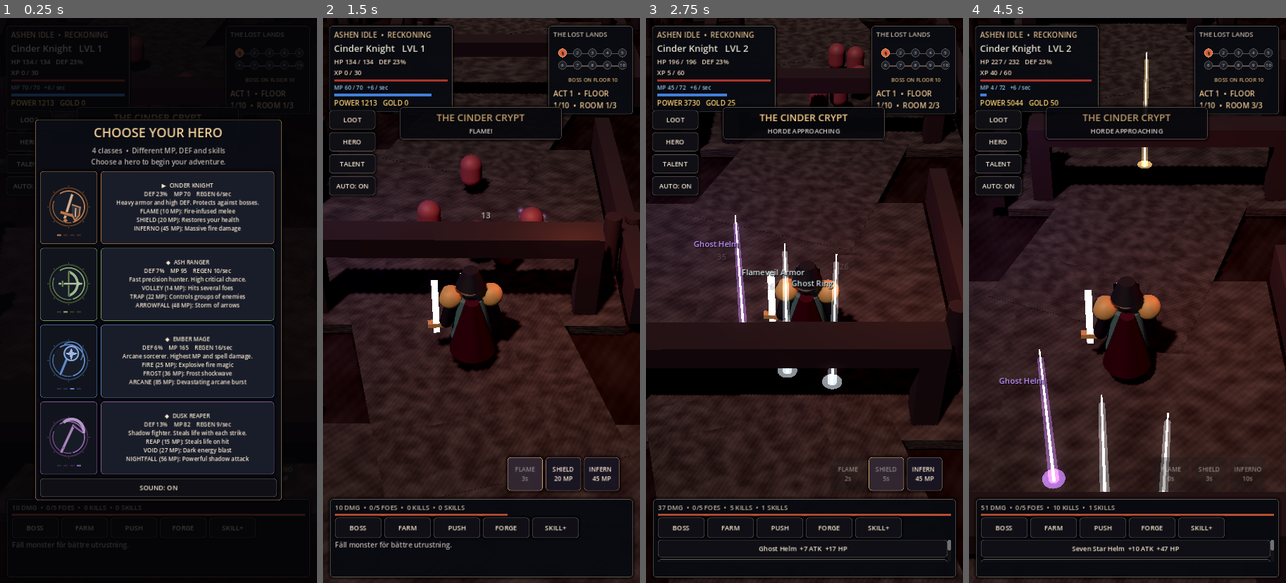
Above: before the commit, frames 1-4 (left to right).
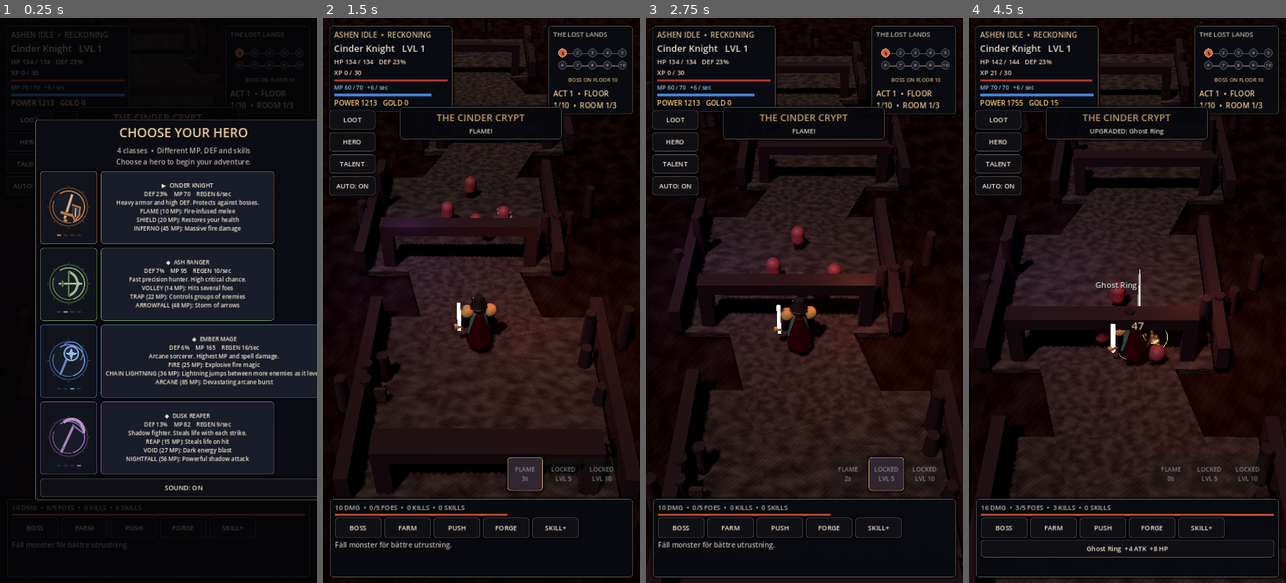
Above: after the commit, the same moments.

Repository: bananofil-wq/AshenIdle
Game: Godot game, scene res://scenes/main.tscn
The game is run twice, just before and just after one commit, with the same random seed, the same clock (stepped at 60 frames per second) and the same inputs.
Inputs (mouse positions are in pixels of both pictures, inside the frame that each line leads up to):
- Up to frame 1 (0.25 s): no input
- Up to frame 2 (1.5 s): click "▶ CINDER KNIGHT DEF 23% MP 70…" at 0.5 s; click "FLAME 10 MP" (after the commit: "FLAME R1 10 MP") at 1.25 s
- Up to frame 3 (2.75 s): click (886, 475) at 2 s, where only the run before the commit has a clickable "SHIELD 20 MP"
- Up to frame 4 (4.5 s): click (1247, 475) at 2.75 s, where only the run before the commit has a clickable "INFERNO 45 MP"; click "LOOT" at 3.5 s; click "RETURN TO BATTLE" at 4.25 s

The runs differ from the first frame. In frame 1, 4.6% of the frame differs, in the area x 28-100%, y 18-86%; in frame 2, 22%; in frame 3, 27%, in the area x 0-100%, y 0-100%; in frame 4, 25%.

Commit message:
Implement level-locked upgradeable class skills, Chain Lightning jumps, zoomed-out camera and richer SFX bank

Diff:
--- a/scripts/main.gd
+++ b/scripts/main.gd
@@ -13,7 +13,7 @@
 const CLASS_SPELLS = [
     ["FLAME", "SHIELD", "INFERNO"],
     ["VOLLEY", "TRAP", "ARROWFALL"],
-    ["FIRE", "FROST", "ARCANE"],
+    ["FIRE", "CHAIN LIGHTNING", "ARCANE"],
     ["REAP", "VOID", "NIGHTFALL"]
 ]
 const SLOTS = ["Weapon", "Armor", "Helm", "Ring"]
@@ -32,9 +32,11 @@
 const CLASS_SKILL_DESCRIPTIONS = [
     ["Fire-infused melee", "Restores your health", "Massive fire damage"],
     ["Hits several foes", "Controls groups of enemies", "Storm of arrows"],
-    ["Explosive fire magic", "Frost shockwave", "Devastating arcane burst"],
+    ["Explosive fire magic", "Lightning jumps between more enemies as it levels", "Devastating arcane burst"],
     ["Steals life on hit", "Dark energy blast", "Powerful shadow attack"]
 ]
+const SKILL_UNLOCK_LEVELS = [1, 5, 10]
+const SKILL_MAX_RANK := 12
 const SAVE_FILE = "user://save_v2.json"
 
 var hero_class = 0
@@ -55,6 +57,7 @@
 var skill_points = 0
 var skills: Array = [0, 0, 0]
 var class_talents: Dictionary = {}
+var class_skill_ranks: Dictionary = {}
 var tick = 0.0
 var save_timer = 0.0
 var combat_note = "THE ASHEN ROAD AWAITS"
@@ -107,6 +110,7 @@
 var hero_return_button: Button
 var startup_selection := true
 var skill_choice_buttons: Array = []
+var skill_upgrade_buttons: Array = []
 var skill_count_label: Label
 var grind_mode := false
 var grind_cycles := 0
@@ -150,6 +154,7 @@
 var screen_flash: ColorRect
 var screen_flash_fade := 0.0
 var fx_sounds: Array = []
+var sound_bank: Node
 var audio_enabled := true
 var sfx_toggle_button: Button
 var last_hit_sound_msec := 0
@@ -254,10 +259,10 @@
     add_child(world)
 
     camera_ref = Camera3D.new()
-    camera_ref.position = Vector3(0.0, 14.1, 16.0)
+    camera_ref.position = Vector3(0.0, 19.5, 21.8)
     add_child(camera_ref)
     camera_ref.look_at(Vector3(0.0, 0.2, 0.0), Vector3.UP)
-    camera_ref.fov = 40.0
+    camera_ref.fov = 49.0
     camera_ref.current = true
     camera_focus = Vector3.ZERO
     var sun := DirectionalLight3D.new()
@@ -528,14 +533,14 @@
     popup_buttons.add_child(_ornate_button("KEEP", _hide_legendary, Vector2(230, 58)))
 
     skill_overlay = PanelContainer.new()
-    skill_overlay.position = Vector2(92, (overlay.size.y - 540.0) * 0.5)
-    skill_overlay.size = Vector2(536, 540)
+    skill_overlay.position = Vector2(92, (overlay.size.y - 815.0) * 0.5)
+    skill_overlay.size = Vector2(536, 815)
     skill_overlay.visible = false
     skill_overlay.z_index = 41
     skill_overlay.add_theme_stylebox_override("panel", _skin(Color("0e1019"), Color("9c79bc")))
     overlay.add_child(skill_overlay)
     var talents := VBoxContainer.new()
-    talents.add_theme_constant_override("separation", 10)
+    talents.add_theme_constant_override("separation", 7)
     skill_overlay.add_child(talents)
     var talent_title := _label("ASHEN TALENT TREE", 27, Color("edc99a"))
     talent_title.horizontal_alignment = HORIZONTAL_ALIGNMENT_CENTER
@@ -549,12 +554,18 @@
         "WARDING  REDUCES INCOMING DAMAGE"
     ]
     for i in range(3):
-        var button := _ornate_button(descriptions[i], _invest_talent.bind(i), Vector2(485, 75))
+        var button := _ornate_button(descriptions[i], _invest_talent.bind(i), Vector2(485, 57))
         button.add_theme_font_size_override("font_size", 17)
         skill_choice_buttons.append(button)
         talents.add_child(button)
-    talents.add_child(_label("Choose a branch. Talents strengthen all four classes.", 16, Color("ac9ca8")))
-    talents.add_child(_ornate_button("RETURN TO BATTLE", _close_talent_panel, Vector2(485, 60)))
+    talents.add_child(_label("ACTIVE SKILLS — UNLOCK & UPGRADE", 18, Color("edc99a")))
+    for ability_index in range(3):
+        var upgrade_button := _ornate_button("UPGRADE SKILL", _upgrade_class_skill.bind(ability_index), Vector2(485, 65))
+        upgrade_button.add_theme_font_size_override("font_size", 15)
+        skill_upgrade_buttons.append(upgrade_button)
+        talents.add_child(upgrade_button)
+    talents.add_child(_label("Ranks improve damage, cooldown and chain targets.", 15, Color("ac9ca8")))
+    talents.add_child(_ornate_button("RETURN TO BATTLE", _close_talent_panel, Vector2(485, 52)))
 
     hero_overlay = PanelContainer.new()
     hero_overlay.position = Vector2(80, (overlay.size.y - 820.0) * 0.5)
@@ -715,7 +726,7 @@
         hero.position = dungeon_points[0]
     if camera_ref != null and hero != null:
         camera_focus = hero.position
-        camera_ref.position = hero.position + Vector3(0.0, 13.8, 14.9)
+        camera_ref.position = hero.position + Vector3(0.0, 20.8, 22.2)
         camera_ref.look_at(hero.position + Vector3(0, 0.8, -2.3), Vector3.UP)
     _spawn_horde()
     _update_wave_health()
@@ -732,9 +743,14 @@
     for i in range(skill_buttons.size()):
         var skill_button: Button = skill_buttons[i]
         var cost: float = float(CLASS_SKILL_COSTS[hero_class][i])
-        skill_button.disabled = float(skill_cooldowns[i]) > 0.0 or mp < cost or popup_shade.visible
+        var unlock_level: int = int(SKILL_UNLOCK_LEVELS[i])
+        var unlocked: bool = level >= unlock_level
+        skill_button.disabled = not unlocked or float(skill_cooldowns[i]) > 0.0 or mp < cost or popup_shade.visible
         var skill_caption: String = str(CLASS_SPELLS[hero_class][i])
-        skill_button.text = (skill_caption + "\n%.0f MP" % cost if float(skill_cooldowns[i]) <= 0.0 else skill_caption + "\n%.0fs" % float(skill_cooldowns[i]))
+        if not unlocked:
+            skill_button.text = "LOCKED\nLVL %d" % unlock_level
+        else:
+            skill_button.text = (skill_caption + " R%d\n%.0f MP" % [_skill_rank(i), cost + float(_skill_rank(i) - 1)] if float(skill_cooldowns[i]) <= 0.0 else skill_caption + "\n%.0fs" % float(skill_cooldowns[i]))
     tick += delta
     save_timer += delta
     if hero != null:
@@ -791,7 +807,7 @@
         camera_shake = maxf(camera_shake, 0.11)
     attack_flash = 1.0
     if rng.randf() < 0.23 and not arena_mobs.is_empty():
-        _use_skill(rng.randi_range(0, 2))
+        _use_skill(rng.randi_range(0, 0 if level < 5 else 1 if level < 10 else 2))
     if arena_mobs.is_empty():
         _complete_wave()
         return
@@ -825,47 +841,15 @@
     _save_game()
 
 func _prepare_audio() -> void:
-    # Royalty-free procedural sounds synthesized in memory. No external audio assets.
-    for effect_kind in range(5):
-        var duration: float = [0.13, 0.27, 0.45, 0.37, 0.58][effect_kind]
-        var frequency: float = [140.0, 610.0, 510.0, 290.0, 95.0][effect_kind]
-        var rate := 16000
-        var samples: int = int(float(rate) * duration)
-        var pcm := PackedByteArray()
-        pcm.resize(samples * 2)
-        for i in range(samples):
-            var t: float = float(i) / float(rate)
-            var progress: float = t / duration
-            var decay: float = pow(1.0 - progress, 2.6 if effect_kind == 0 else 1.65)
-            var frequency_at_t: float = frequency * (1.5 - progress * 0.85) if effect_kind == 0 else frequency * (1.0 + progress * 0.45)
-            var carrier: float = sin(TAU * frequency_at_t * t)
-            var overtone: float = sin(TAU * frequency_at_t * t * 1.98) * 0.36
-            var noise: float = sin(float(i) * 16.774) * sin(float(i) * 7.238) * (0.48 if effect_kind == 0 else 0.10)
-            var sample: float = (carrier * 0.64 + overtone + noise) * decay
-            if effect_kind == 2:
-                sample += sin(TAU * (760.0 + 420.0 * progress) * t) * decay * 0.28
-            pcm.encode_s16(i * 2, clampi(int(sample * 12000.0), -32000, 32000))
-        var clip := AudioStreamWAV.new()
-        clip.format = AudioStreamWAV.FORMAT_16_BITS
-        clip.mix_rate = rate
-        clip.stereo = false
-        clip.data = pcm
-        fx_sounds.append(clip)
+    # Dedicated original SFX bank: attacks, pickups, class spells and boss cues.
+    var bank_script: Script = preload("res://scripts/audio_bank.gd")
+    sound_bank = bank_script.new() as Node
+    add_child(sound_bank)
 
 func _play_audio(effect_kind: int) -> void:
-    if not audio_enabled or effect_kind < 0 or effect_kind >= fx_sounds.size():
-        return
-    if effect_kind == 0:
-        var now: int = Time.get_ticks_msec()
-        if now - last_hit_sound_msec < 170:
-            return
-        last_hit_sound_msec = now
-    var output := AudioStreamPlayer.new()
-    output.stream = fx_sounds[effect_kind]
-    output.volume_db = -17.5 if effect_kind == 0 else -11.5
-    add_child(output)
-    output.finished.connect(output.queue_free)
-    output.play()
+    if audio_enabled and sound_bank != null:
+        sound_bank.call("play_effect", effect_kind, hero_class)
+
 
 func _choose_target() -> Node3D:
     if arena_mobs.is_empty():
@@ -1094,17 +1078,17 @@
     camera_time += delta
     # Portrait-isometric tracking down a long world, not an orbit of one arena.
     # Lead the hero by several metres so the next room is in view.
-    var focus: Vector3 = hero.global_position + Vector3(0, 0.70, -2.2)
+    var focus: Vector3 = hero.global_position + Vector3(0, 0.70, -3.3)
     var target: Node3D = _choose_target()
     if target != null and hero.position.distance_to(target.position) < 7.5:
         focus = focus.lerp(target.global_position + Vector3(0, 0.8, 0), 0.17)
     camera_focus = camera_focus.lerp(focus, clampf(delta * 3.1, 0, 1))
     var boss_fight: bool = stage % BOSS_INTERVAL == 0 and dungeon_room_index == 3
     var random_shake := Vector3(sin(camera_time * 83.0) * camera_shake, cos(camera_time * 69.0) * camera_shake * 0.5, sin(camera_time * 51.0) * camera_shake * 0.5)
-    var destination: Vector3 = camera_focus + Vector3(0, 14.6 if boss_fight else 13.7, 14.9) + random_shake + Vector3(0, 0, -camera_kick * 0.18)
+    var destination: Vector3 = camera_focus + Vector3(0, 21.5 if boss_fight else 20.4, 22.6) + random_shake + Vector3(0, 0, -camera_kick * 0.18)
     camera_ref.global_position = camera_ref.global_position.lerp(destination, clampf(delta * 3.2, 0, 1))
     camera_ref.look_at(camera_focus, Vector3.UP)
-    camera_ref.fov = lerpf(camera_ref.fov, 42.0 if boss_fight else 41.0, clampf(delta * 1.5, 0, 1))
+    camera_ref.fov = lerpf(camera_ref.fov, 48.5 if boss_fight else 49.0, clampf(delta * 1.5, 0, 1))
     if fire_light != null:
         fire_light.position = hero.position + Vector3(2.8, 3.7, -1.4)
     if mystic_light != null:
@@ -1296,7 +1280,7 @@
     class_talents[str(hero_class)] = skills.duplicate()
     if hero != null:
         hero.queue_free()
-    hero = _make_animated_character(["Knight", "Rogue", "Mage", "Barbarian"][hero_class], Vector3(-0.45, 0, 0.65), false)
+    hero = _make_animated_character(["Knight", "Rogue", "Mage", "Barbarian"][hero_class], dungeon_points[0] if not dungeon_points.is_empty() else Vector3.ZERO, false)
     hp = _max_hp()
     mp = _max_mp()
     combat_note = "NEW CLASS: " + CLASSES[hero_class]
@@ -1536,7 +1520,7 @@
     var data = {
         "class": hero_class, "level": level, "xp": xp, "gold": gold,
         "stage": stage, "highest": highest, "kills": kills, "hp": hp, "mp": mp,
-        "gear": gear, "equipped": equipped, "skills": skills, "class_talents": class_talents,
+        "gear": gear, "equipped": equipped, "skills": skills, "class_talents": class_talents, "class_skill_ranks": class_skill_ranks,
         "skill_points": skill_points, "auto_equip": auto_equip,
         "boss_history": earned_bosses, "statistics": battle_statistics, "sound": audio_enabled,
         "saved_at": Time.get_unix_time_from_system()
@@ -1575,6 +1559,7 @@
     if skills.size() != 3:
         skills = [0, 0, 0]
     class_talents = data.get("class_talents", {})
+    class_skill_ranks = data.get("class_skill_ranks", {})
     if class_talents.has(str(hero_class)):
         skills = class_talents[str(hero_class)].duplicate()
     else:
@@ -1767,18 +1752,75 @@
     popup_shade.visible = true
     legendary_overlay.visible = true
 
+func _skill_rank(index: int) -> int:
+    if index < 0 or index > 2 or level < int(SKILL_UNLOCK_LEVELS[index]):
+        return 0
+    var ranks: Array = class_skill_ranks.get(str(hero_class), [1, 1, 1])
+    if ranks.size() != 3:
+        return 1
+    return clampi(int(ranks[index]), 1, SKILL_MAX_RANK)
+
+func _upgrade_class_skill(index: int) -> void:
+    if skill_points <= 0 or index < 0 or index >= 3 or level < int(SKILL_UNLOCK_LEVELS[index]):
+        return
+    var current: int = _skill_rank(index)
+    if current >= SKILL_MAX_RANK:
+        return
+    var ranks: Array = class_skill_ranks.get(str(hero_class), [1, 1, 1]).duplicate()
+    ranks[index] = current + 1
+    class_skill_ranks[str(hero_class)] = ranks
+    skill_points -= 1
+    combat_note = "%s RANK %d" % [CLASS_SPELLS[hero_class][index], int(ranks[index])]
+    _play_audio(6)
+    _update_talent_labels()
+    _save_game()
+    _refresh()
+
+func _cast_chain_lightning(rank: int, damage: float) -> int:
+    if hero == null or arena_mobs.is_empty():
+        return 0
+    var visited: Array = []
+    var start: Vector3 = hero.global_position + Vector3(0, 1.36, 0)
+    var jumps: int = mini(arena_mobs.size(), 2 + rank)
+    for hop in range(jumps):
+        var selected: Node3D = null
+        var nearest: float = INF
+        for candidate in arena_mobs:
+            var mob: Node3D = candidate as Node3D
+            if mob == null or not is_instance_valid(mob) or visited.has(mob):
+                continue
+            var squared_distance: float = start.distance_squared_to(mob.global_position + Vector3(0, 0.95, 0))
+            if squared_distance < nearest and squared_distance < 75.0:
+                selected = mob
+                nearest = squared_distance
+        if selected == null:
+            break
+        visited.append(selected)
+        var finish: Vector3 = selected.global_position + Vector3(0, 1.02, 0)
+        _energy_arc(start, finish, Color("9ceaff"), 0.094 if hop == 0 else 0.058)
+        _burst_particles(finish, Color("badfff"), 7, 1.0, 0.27)
+        _hit_mob(selected, damage * pow(0.84, float(hop)), hop == 0 and rank >= 5)
+        start = finish
+    return visited.size()
+
+
 func _use_skill(index: int) -> void:
     if index < 0 or index >= 3 or popup_shade.visible:
         return
+    if level < int(SKILL_UNLOCK_LEVELS[index]):
+        combat_note = "%s UNLOCKS AT LEVEL %d" % [CLASS_SPELLS[hero_class][index], int(SKILL_UNLOCK_LEVELS[index])]
+        _refresh()
+        return
     if float(skill_cooldowns[index]) > 0.0:
         return
-    var mana_cost: float = float(CLASS_SKILL_COSTS[hero_class][index])
+    var rank: int = _skill_rank(index)
+    var mana_cost: float = float(CLASS_SKILL_COSTS[hero_class][index]) + float(rank - 1)
     if mp < mana_cost:
         combat_note = "%s: NEED %.0f MP" % [CLASS_SPELLS[hero_class][index], mana_cost]
         _refresh()
         return
     mp -= mana_cost
-    skill_cooldowns[index] = [3.2, 5.2, 12.0][index]
+    skill_cooldowns[index] = float([3.2, 5.2, 12.0][index]) * maxf(0.58, 1.0 - 0.035 * float(rank - 1))
     var palettes: Array = [
         [Color("ff6b20"), Color("e2bd68"), Color("ffb23a")],
         [Color("87c866"), Color("95d9db"), Color("fff09a")],
@@ -1790,17 +1832,24 @@
     _actor_attack(hero, true)
     camera_kick = maxf(camera_kick, 0.9 if index == 2 else 0.4)
     camera_shake = maxf(camera_shake, 0.28 if index == 2 else 0.09)
-    _play_audio(3)
-    var multiplier: float = [1.25, 1.60, 2.80][index]
+    _play_audio(5 if hero_class == 2 and index == 1 else 3)
+    var multiplier: float = float([1.25, 1.60, 2.80][index]) * (1.0 + float(rank - 1) * 0.16)
     if hero_class == 2:
         multiplier *= 1.18
     elif hero_class == 3 and index == 2:
         multiplier *= 1.30
     if hero_class == 0 and index == 1:
         hp = minf(_max_hp(), hp + _max_hp() * 0.11)
+    if hero_class == 2 and index == 1:
+        var num_jumps: int = _cast_chain_lightning(rank, _damage() * multiplier)
+        combat_note = "CHAIN LIGHTNING R%d — %d TARGETS" % [rank, num_jumps]
+        if arena_mobs.is_empty():
+            _complete_wave()
+        _refresh()
+        return
     var targets: Array = arena_mobs.duplicate()
     targets.shuffle()
-    var target_count: int = mini(targets.size(), [3, 5, 10][index] + (2 if hero_class == 1 else 0))
+    var target_count: int = mini(targets.size(), int([3, 5, 10][index]) + (2 if hero_class == 1 else 0) + int((rank - 1) / 3))
     for i in range(target_count):
         var mob: Node3D = targets[i] as Node3D
         if is_instance_valid(mob) and arena_mobs.has(mob):
@@ -1850,7 +1899,8 @@
                 _energy_arc(origin, target_pos, tint, 0.065)
                 _burst_particles(target_pos, tint, 34, 1.8, 0.42)
             elif index == 1:
-                _spell_burst(tint, 1.5, 4)
+                # Real hop-by-hop arcs are emitted by _cast_chain_lightning.
+                _burst_particles(origin, tint, 13, 0.9, 0.26)
             else:
                 # Arcane beams are drawn for each target in the damage loop.
                 _burst_particles(origin, tint, 19, 1.0, 0.27)
@@ -2640,6 +2690,16 @@
         var paths: Array = CLASS_TALENT_NAMES[hero_class]
         button.text = str(paths[i]) + "  •  RANK " + str(int(skills[i])) + "/20\n" + ["+4 ATTACK / RANK", "+24 MAX HP / RANK", "LESS DAMAGE TAKEN"][i]
         button.disabled = skill_points < 1 or int(skills[i]) >= 20
+    for i in range(skill_upgrade_buttons.size()):
+        var upgrade: Button = skill_upgrade_buttons[i]
+        var requirement: int = int(SKILL_UNLOCK_LEVELS[i])
+        var rank: int = _skill_rank(i)
+        if level < requirement:
+            upgrade.text = "LOCKED   %s — UNLOCK AT LVL %d" % [CLASS_SPELLS[hero_class][i], requirement]
+        else:
+            var ability: String = "  •  +1 CHAIN JUMP EACH RANK" if hero_class == 2 and i == 1 else "  •  +16%% DMG / -3.5%% COOLDOWN"
+            upgrade.text = "%s   RANK %d/%d\n%s" % [CLASS_SPELLS[hero_class][i], rank, SKILL_MAX_RANK, ability]
+        upgrade.disabled = level < requirement or skill_points < 1 or rank >= SKILL_MAX_RANK
 
 func _invest_talent(index: int) -> void:
     if skill_points < 1 or index < 0 or index >= 3:
